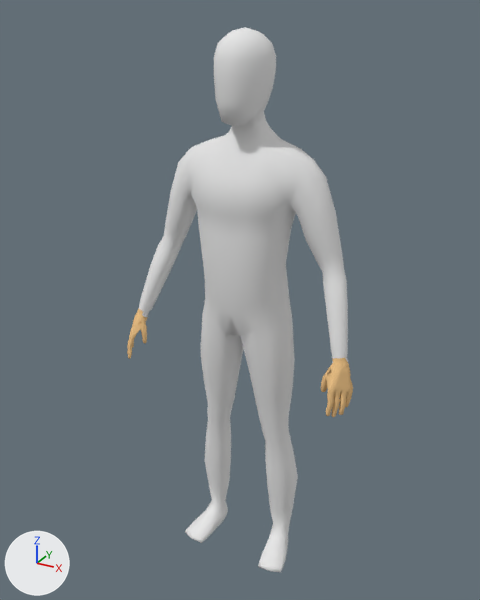
One commit to the Blender file Humanoid01.blend: the scene before it, then after it.
The view is the same before and after, from a 50 mm camera at (0.925, -1.713, 1.827) aimed at (-0.022, 0.009, 0.966). Every picture has the same lights, and +X, +Y and +Z are marked at lower left.
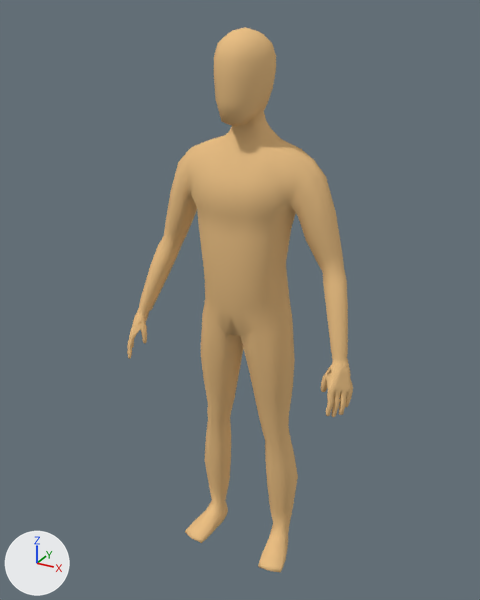
Location of each change, [x1, y1, x2, y2] in pixels of the pictures (480 x 600 px):
```json
{"part": 1, "of": "me_cube", "change": "recoloured", "before": [139, 27, 349, 572], "after": [139, 27, 349, 572]}
```

Scene script edits in JSON lines:
```json
{"block": "me_cube", "where": "me_cube.from_pydata(...)  # 669 vertices, 648 faces; spans x 0.0..0.4, y -0.16..0.13, z 0.0..1.78"}
{"block": "me_cube", "where": "# used by ob_cube; location = (0.0, 0.0, -0.003)"}
{"block": "me_cube", "change": "me_cube part 1: all 308 faces that had it switch from mat_material (white #e7e7e7) to mat_material_002 (beige #eac086)"}
```
